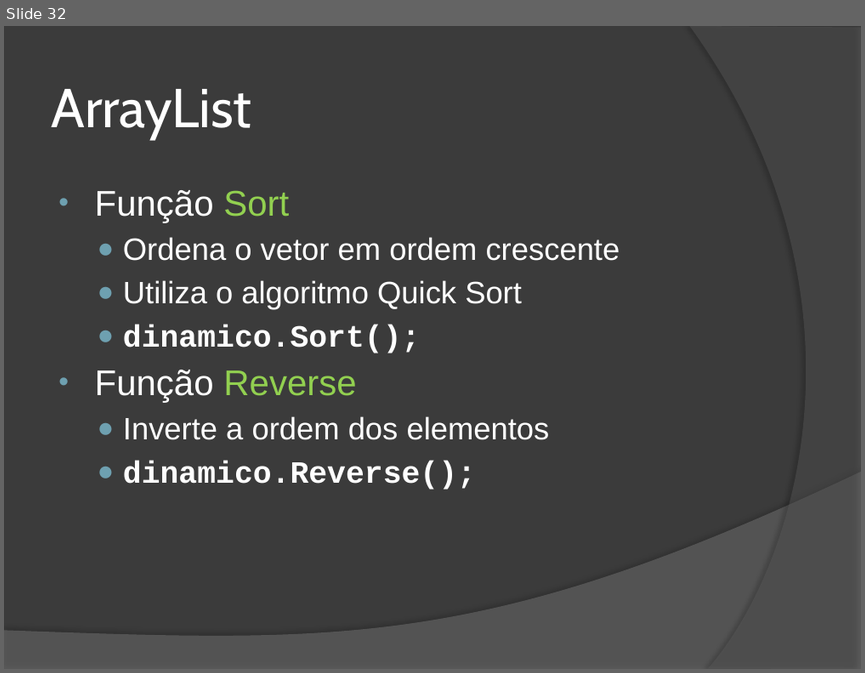
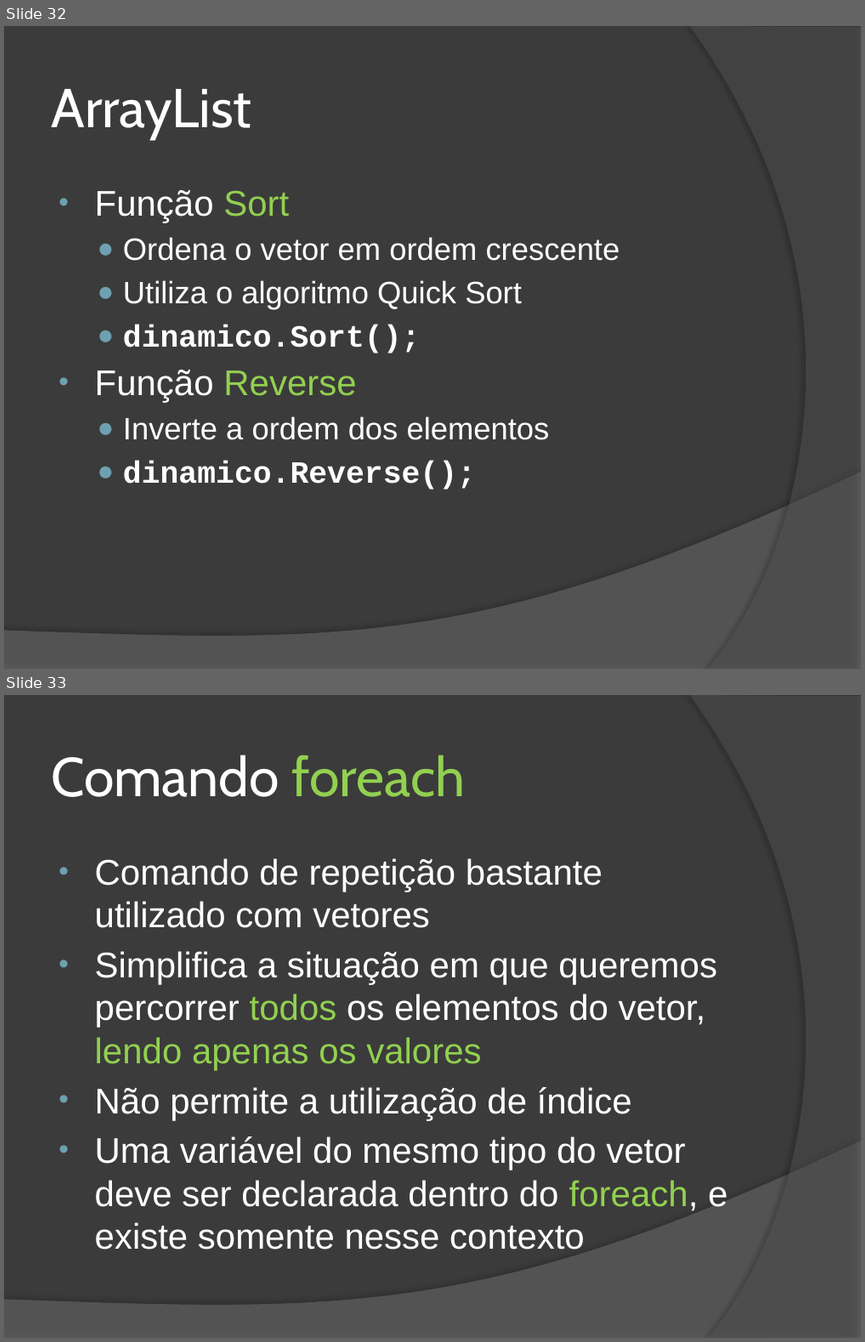
Before and after one commit to wind39/wind39.github.io, a slide deck: curso/modulo1capitulo5.pptx. Shown one above the other, each under a label of ours: slide 32 before the commit, slides 32 and 33 after it. The pictures are 865x673 and 865x1342 pixels, drawn with LibreOffice and Linux fonts; fonts in the diff are those of the drawing. Boxes give left, top, right and bottom in pixels: in the first picture for what was removed or moved away, otherwise in the second. Text is boxed around its words. In the diff, an @@ line names an element or a change of style, - is before the commit and + after.

```diff
--- a/curso/modulo1capitulo5.pptx
+++ b/curso/modulo1capitulo5.pptx
@@ slide 33 added at (x1=4, y1=695, x2=861, y2=1338), background #3B3B3B; not listed: 2 template elements that a slide beside it also shows @@
@@ title added at (x1=51, y1=755, x2=465, y2=797), 46 pt, text #FFFFFF @@
+Comando foreach
@@ text added at (x1=95, y1=858, x2=727, y2=1249), 30 pt, text #FFFFFF @@
+• Comando de repetição bastante utilizado com vetores
+• Simplifica a situação em que queremos percorrer todos os elementos do vetor, lendo apenas os valores
+• Não permite a utilização de índice
+• Uma variável do mesmo tipo do vetor deve ser declarada dentro do foreach, e existe somente nesse contexto
```
Also in this commit, not shown: 1 other slide added, 2 other files.
